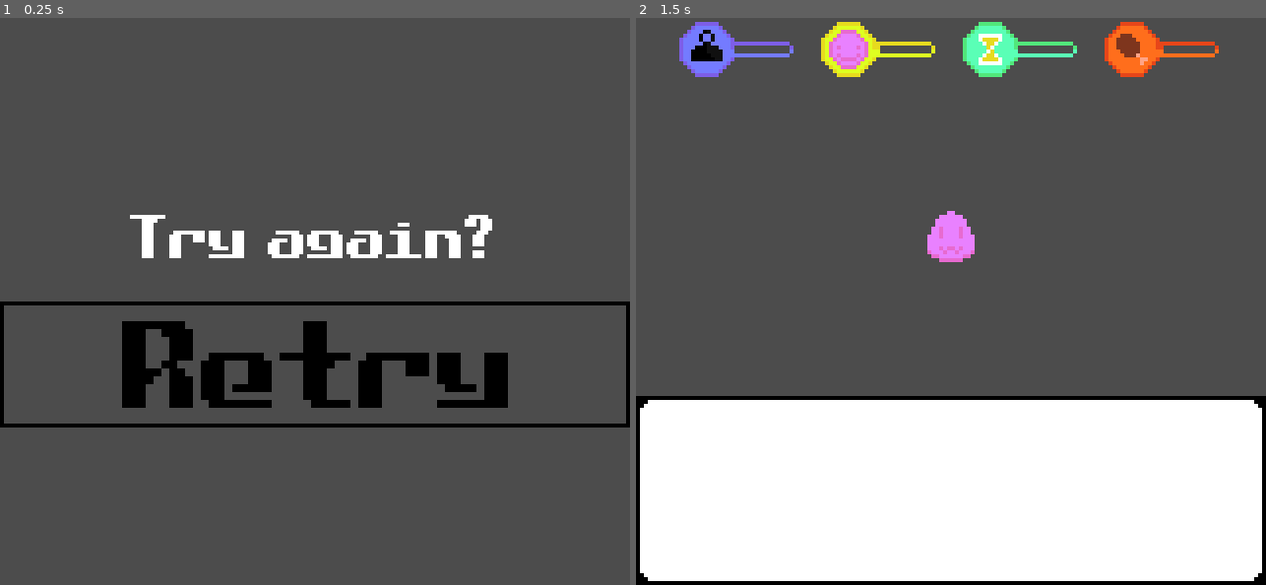
Above: before the commit, frames 1-2 (left to right).
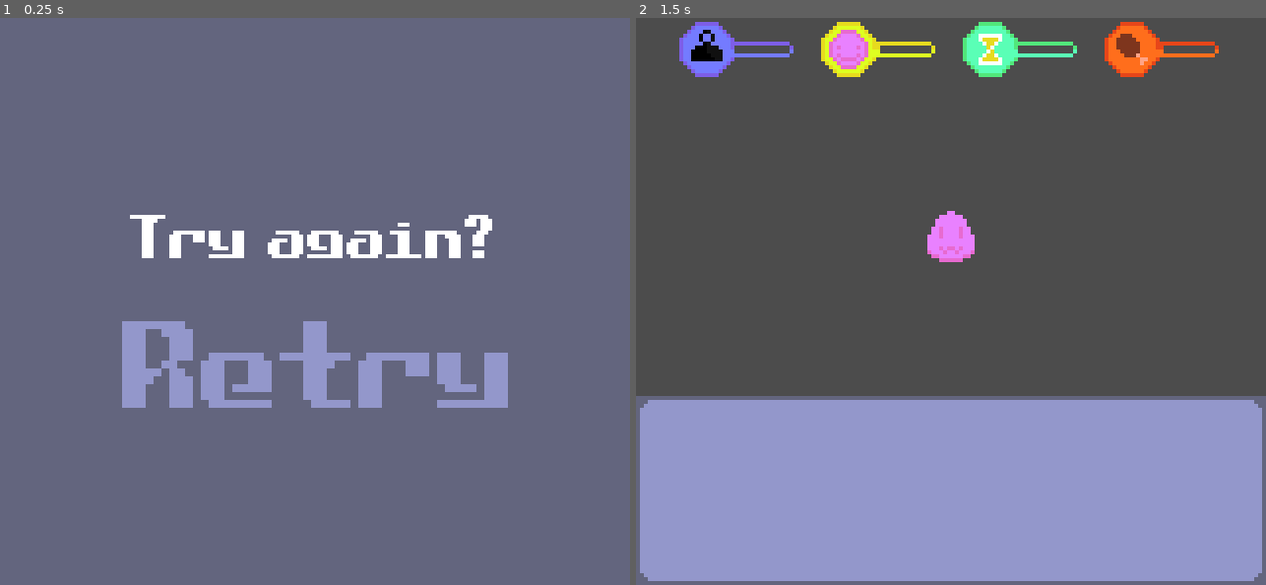
Above: after the commit, the same moments.

Repository: RustyMonky/LudumDare42
Game: Godot game, scene res://scenes/gameover.tscn
Same seed, same stepped clock (60 frames per second), same inputs: the game is played once before the commit and once after it. This scene is started directly instead of the project's main scene.
Inputs (mouse positions are in pixels of both pictures, inside the frame that each line leads up to):
- Up to frame 1 (0.25 s): no input
- Up to frame 2 (1.5 s): click (951, 363) at 0.5 s; tap Enter (ui_accept) at 1.25 s

The runs differ from the first frame. In frame 1, 98% of the frame differs, in the area x 0-100%, y 0-100%; in frame 2, 33%.
Error in both runs: Invalid get index 'PROMPT' (on base: 'Node (gameState.gd)'). (res://scenes/main.gd:20)

Commit message:
Adds basic styles to gameover screen

Diff:
--- a/scenes/actions.tscn
+++ b/scenes/actions.tscn
@@ -23,6 +23,7 @@
 
 [node name="background" type="ColorRect" parent="." index="0"]
 
+modulate = Color( 0.392157, 0.4, 0.498039, 1 )
 anchor_left = 0.0
 anchor_top = 0.0
 anchor_right = 1.0
--- a/scenes/gameover.tscn
+++ b/scenes/gameover.tscn
@@ -4,11 +4,28 @@
 [ext_resource path="res://assets/fonts/main.tres" type="DynamicFont" id=2]
 [ext_resource path="res://assets/sprites/ui/buttons/retryButton.png" type="Texture" id=3]
 
-[node name="gameover" type="Node"]
+[node name="gameover" type="Node" index="0"]
 
 script = ExtResource( 1 )
 
-[node name="label" type="Label" parent="." index="0"]
+[node name="ColorRect" type="ColorRect" parent="." index="0"]
+
+modulate = Color( 0.392157, 0.4, 0.498039, 1 )
+show_behind_parent = true
+anchor_left = 0.0
+anchor_top = 0.0
+anchor_right = 1.0
+anchor_bottom = 1.0
+rect_pivot_offset = Vector2( 0, 0 )
+rect_clip_content = false
+mouse_filter = 0
+mouse_default_cursor_shape = 0
+size_flags_horizontal = 1
+size_flags_vertical = 1
+color = Color( 1, 1, 1, 1 )
+_sections_unfolded = [ "Visibility" ]
+
+[node name="label" type="Label" parent="." index="1"]
 
 anchor_left = 0.5
 anchor_top = 0.5
@@ -31,7 +48,7 @@
 max_lines_visible = -1
 _sections_unfolded = [ "Rect", "custom_fonts" ]
 
-[node name="retryButton" type="TextureButton" parent="." index="1"]
+[node name="retryButton" type="TextureButton" parent="." index="2"]
 
 anchor_left = 0.5
 anchor_top = 0.5
--- a/scenes/main.tscn
+++ b/scenes/main.tscn
@@ -14,7 +14,7 @@
 [ext_resource path="res://assets/sprites/ui/bars/hungerBar.png" type="Texture" id=12]
 [ext_resource path="res://assets/sprites/ui/bars/hungerProgress.png" type="Texture" id=13]
 
-[node name="root" type="Node" index="0"]
+[node name="root" type="Node"]
 
 script = ExtResource( 1 )
 
@@ -47,7 +47,6 @@
 
 [node name="textbox" type="NinePatchRect" parent="ui" index="0"]
 
-editor/display_folded = true
 anchor_left = 0.0
 anchor_top = 1.0
 anchor_right = 1.0
@@ -69,7 +68,7 @@
 
 [node name="label" type="Label" parent="ui/textbox" index="0"]
 
-modulate = Color( 0, 0, 0, 1 )
+modulate = Color( 0.392157, 0.4, 0.498039, 1 )
 anchor_left = 0.5
 anchor_top = 0.5
 anchor_right = 0.5
@@ -86,11 +85,12 @@
 size_flags_horizontal = 1
 size_flags_vertical = 4
 custom_fonts/font = ExtResource( 5 )
+custom_colors/font_color = Color( 0.392157, 0.4, 0.498039, 1 )
 autowrap = true
 percent_visible = 1.0
 lines_skipped = 0
 max_lines_visible = -1
-_sections_unfolded = [ "Rect", "Visibility", "custom_fonts" ]
+_sections_unfolded = [ "Rect", "Visibility", "custom_colors", "custom_fonts" ]
 
 [node name="textTimer" type="Timer" parent="ui/textbox" index="1"]
 
Binary file changed: assets/sprites/ui/buttons/feedButton.png
Binary file changed: assets/sprites/ui/buttons/playButton.png
Binary file changed: assets/sprites/ui/buttons/releaseButton.png
Binary file changed: assets/sprites/ui/buttons/retryButton.png
Binary file changed: assets/sprites/ui/buttons/scoldButton.png
Binary file changed: assets/sprites/ui/textbox.png
